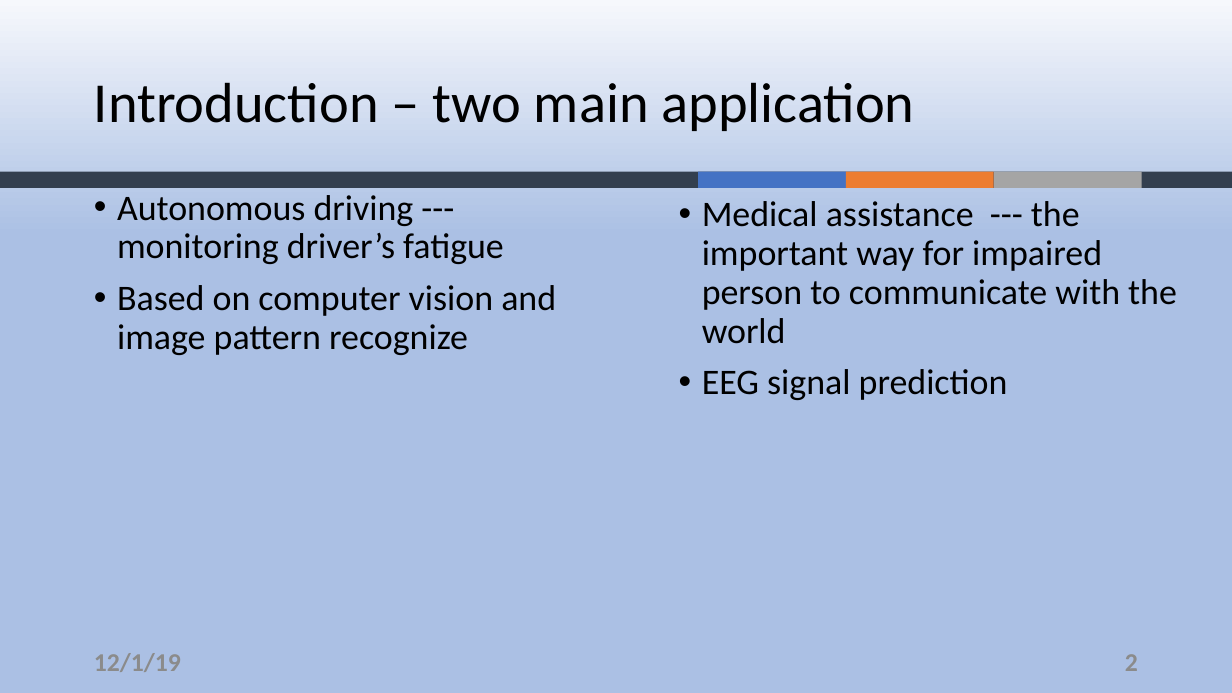
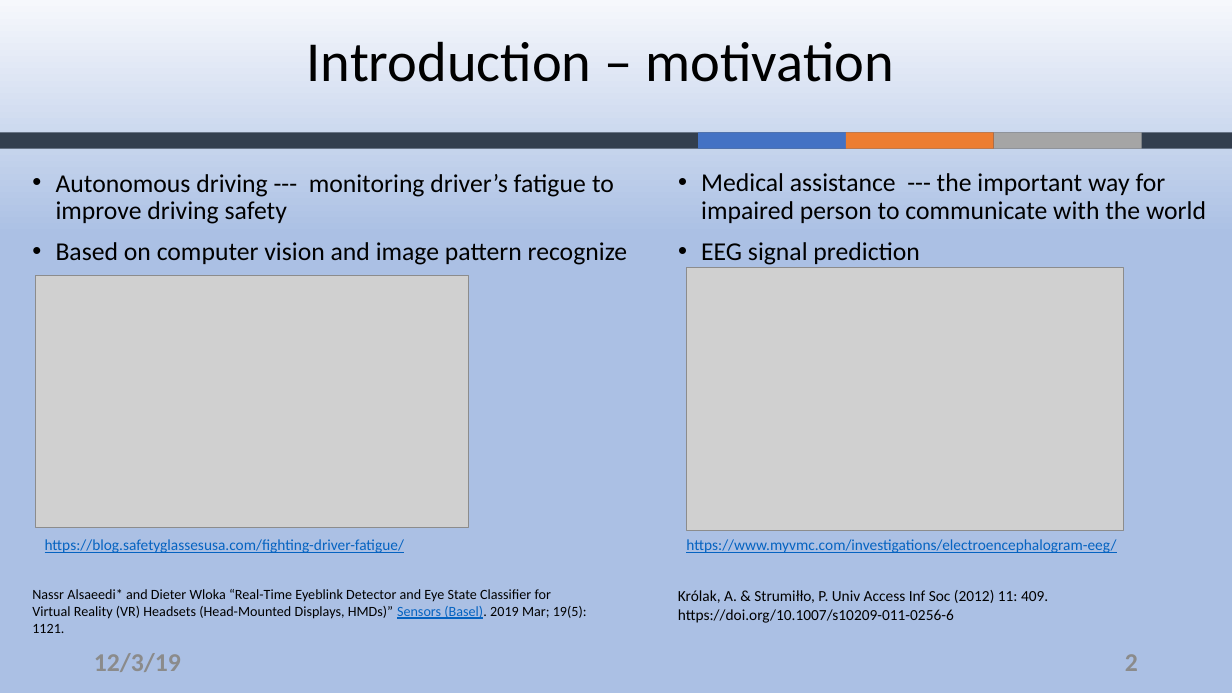
Before and after one commit to ZouYao0720/final-project-, a slide deck: slide 2 of final-presentation.pptx. Drawn at 1232x693 pixels with LibreOffice and Linux fonts; fonts in the diff are those of the drawing; grey boxes stand for pictures; background and template pictures are left out. Boxes give left, top, right and bottom in pixels: in the first picture for what was removed or moved away, otherwise in the second. Text is boxed around its words. In the diff, an @@ line names an element or a change of style, - is before the commit and + after.

```diff
--- a/final-presentation.pptx
+++ b/final-presentation.pptx
@@ title at box(307, 41, 894, 82): text changed @@
-Introduction – two main application
+Introduction – motivation
@@ 4 rectangles: place and size @@
-4 rectangles at box(0, 172, 1232, 189)
+4 rectangles at box(0, 132, 1232, 149)
@@ text "Autonomous driving --- monitoring driver’s ...": place and size @@
-text "Autonomous driving --- monitoring driver’s ..." at box(117, 195, 556, 355)
+text "Autonomous driving --- monitoring driver’s ..." at box(56, 174, 627, 265)
@@ text at box(56, 174, 614, 224): text changed; size 28 to 20 pt @@
-• Autonomous driving --- monitoring driver’s fatigue
+• Autonomous driving --- monitoring driver’s fatigue to improve driving safety
@@ text "Medical assistance --- the important ...": place and size @@
-text "Medical assistance --- the important ..." at box(702, 201, 1177, 400)
+text "Medical assistance --- the important ..." at box(701, 173, 1206, 265)
@@ text "Medical assistance --- the important ..." at box(701, 173, 1206, 265): size 28 to 20 pt @@
@@ text at box(56, 242, 627, 265): size 28 to 20 pt in "Based on computer vision and image pattern ..." @@
@@ picture added at box(687, 268, 1124, 531) @@
@@ picture added at box(35, 275, 469, 528) @@
@@ text added at box(45, 539, 404, 553), 12 pt, text #0563C1, underline @@
+https://blog.safetyglassesusa.com/fighting-driver-fatigue/
@@ text added at box(686, 539, 1116, 553), 12 pt, text #0563C1, underline @@
+https://www.myvmc.com/investigations/electroencephalogram-eeg/
@@ text added at box(32, 589, 587, 633), 11 pt, text #000000 @@
+Nassr Alsaeedi* and Dieter Wloka “Real-Time Eyeblink Detector and Eye State Classifier for Virtual Reality (VR) Headsets (Head-Mounted Displays, HMDs)” Sensors (Basel). 2019 Mar; 19(5): 1121.
@@ text added at box(678, 590, 1048, 623), 12 pt, text #000000 @@
+Królak, A. & Strumiłło, P. Univ Access Inf Soc (2012) 11: 409. https://doi.org/10.1007/s10209-011-0256-6
@@ text at box(94, 653, 181, 672): text changed @@
-12/1/19
+12/3/19
```
Also in this commit, not shown: 8 other slides changed, 3 slides added, 2 slides removed.
